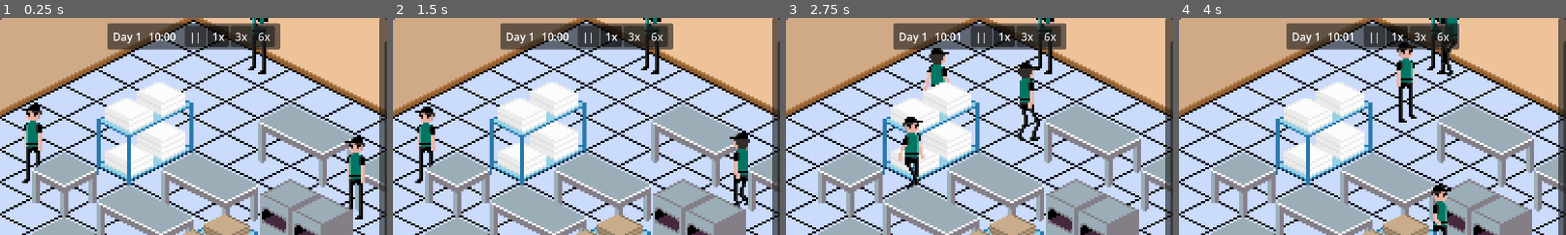
Above: before the commit, frames 1-4 (left to right).
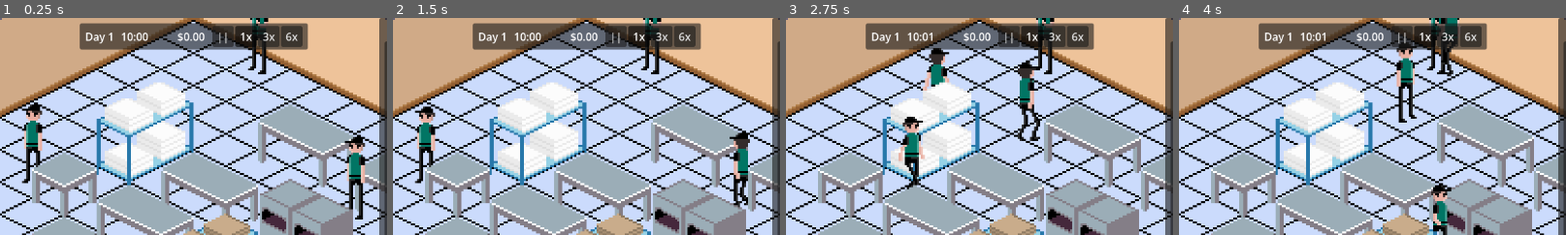
Above: after the commit, the same moments.

Repository: Evil-As-Shit/P-Za
Game: Godot game, scene res://scenes/world/world.tscn
Same seed, same stepped clock (60 frames per second), same inputs: the game is played once before the commit and once after it.
Inputs (mouse positions are % of the whole screen's width and height, from its top left):
- Up to frame 1 (0.25 s): no input
- Up to frame 2 (1.5 s): click "1" at 0.5 s; click "2" at 1.25 s
- Up to frame 3 (2.75 s): click "3" at 2 s
- Up to frame 4 (4 s): click "4" at 2.75 s; click (9, 79) at 3.52 s
The pictures show only the part of the screen within x 25-75%, y 0-50%; the shares and areas given below are measured in that part.

The runs differ from the first frame. In frame 1, 3.4% of the frame differs, in the area x 20-80%, y 2-15%; in frame 2, 3.4%; in frame 3, 3.4%; in frame 4, 3.3%.

Commit message:
Money and end-of-day report
- Cash on the HUD, starting at zero. Orders are paid when they go out ($15 a pizza);
  ingredients (dough ball, sauce, cheese, box) are paid as they're used.
- At closing, wages (hourly, per pawn) and daily bills (rent, electricity, gas, water)
  are paid, and the game pauses on a day report: orders, ticket times, sales, costs,
  profit and cash.
- Speed button tooltips name the right key.

Diff:
--- /dev/null
+++ b/resources/bills/electricity.tres
@@ -0,0 +1,8 @@
+[gd_resource type="Resource" script_class="Bill" format=3]
+
+[ext_resource type="Script" path="res://scripts/economy/bill.gd" id="1_bill"]
+
+[resource]
+script = ExtResource("1_bill")
+display_name = "Electricity"
+per_day = 60.0
--- /dev/null
+++ b/resources/bills/gas.tres
@@ -0,0 +1,8 @@
+[gd_resource type="Resource" script_class="Bill" format=3]
+
+[ext_resource type="Script" path="res://scripts/economy/bill.gd" id="1_bill"]
+
+[resource]
+script = ExtResource("1_bill")
+display_name = "Gas"
+per_day = 40.0
--- /dev/null
+++ b/resources/bills/rent.tres
@@ -0,0 +1,8 @@
+[gd_resource type="Resource" script_class="Bill" format=3]
+
+[ext_resource type="Script" path="res://scripts/economy/bill.gd" id="1_bill"]
+
+[resource]
+script = ExtResource("1_bill")
+display_name = "Rent"
+per_day = 170.0
--- /dev/null
+++ b/resources/bills/water.tres
@@ -0,0 +1,8 @@
+[gd_resource type="Resource" script_class="Bill" format=3]
+
+[ext_resource type="Script" path="res://scripts/economy/bill.gd" id="1_bill"]
+
+[resource]
+script = ExtResource("1_bill")
+display_name = "Water"
+per_day = 15.0
--- a/resources/recipes/plain_pizza.tres
+++ b/resources/recipes/plain_pizza.tres
@@ -45,5 +45,6 @@
 [resource]
 script = ExtResource("1_recipe")
 display_name = "Pizza"
+price = 15.0
 steps = Array[ExtResource("2_task_type")]([ExtResource("3_stretch"), ExtResource("4_sauce"), ExtResource("5_cheese"), ExtResource("6_bake"), ExtResource("10_set_out_box"), ExtResource("13_unload_oven"), ExtResource("11_cut")])
 stage_textures = Array[Texture2D]([SubResource("AtlasTexture_ball"), SubResource("AtlasTexture_dough"), SubResource("At …(196 unchanged characters)…
--- a/resources/tasks/cheese.tres
+++ b/resources/tasks/cheese.tres
@@ -9,3 +9,4 @@
 display_name = "Cheese"
 work_type = ExtResource("9_work_type")
 base_work_time = 1.5
+ingredient_cost = 1.5
--- a/resources/tasks/sauce.tres
+++ b/resources/tasks/sauce.tres
@@ -9,3 +9,4 @@
 display_name = "Sauce"
 work_type = ExtResource("9_work_type")
 base_work_time = 1.5
+ingredient_cost = 0.4
--- a/resources/tasks/set_out_box.tres
+++ b/resources/tasks/set_out_box.tres
@@ -20,6 +20,7 @@
 display_name = "Set out box"
 work_type = ExtResource("9_work_type")
 base_work_time = 0.5
+ingredient_cost = 0.6
 prep = true
 fetch_supply = &"box"
 container_under_texture = SubResource("AtlasTexture_open_back")
--- a/resources/tasks/stretch.tres
+++ b/resources/tasks/stretch.tres
@@ -10,4 +10,5 @@
 display_name = "Stretch"
 work_type = ExtResource("9_work_type")
 base_work_time = 2.5
+ingredient_cost = 0.8
 ingredient = ExtResource("2_dough")
--- a/scenes/ui/clock_panel.tscn
+++ b/scenes/ui/clock_panel.tscn
@@ -6,9 +6,9 @@
 anchors_preset = 5
 anchor_left = 0.5
 anchor_right = 0.5
-offset_left = -120.0
+offset_left = -160.0
 offset_top = 8.0
-offset_right = 120.0
+offset_right = 160.0
 offset_bottom = 8.0
 grow_horizontal = 2
 script = ExtResource("1_panel")
@@ -35,6 +35,15 @@
 layout_mode = 2
 text = "10:00"
 
+[node name="Cash" type="Label" parent="Margin/Row"]
+unique_name_in_owner = true
+custom_minimum_size = Vector2(72, 0)
+layout_mode = 2
+tooltip_text = "Cash"
+mouse_filter = 1
+text = "$0.00"
+horizontal_alignment = 2
+
 [node name="SpeedButtons" type="HBoxContainer" parent="Margin/Row"]
 unique_name_in_owner = true
 layout_mode = 2
--- /dev/null
+++ b/scenes/ui/day_report_panel.tscn
@@ -0,0 +1,61 @@
+[gd_scene format=3]
+
+[ext_resource type="Script" path="res://scripts/ui/day_report_panel.gd" id="1_panel"]
+
+[sub_resource type="StyleBoxFlat" id="StyleBoxFlat_bg"]
+bg_color = Color(0.13, 0.13, 0.15, 1)
+border_width_left = 1
+border_width_top = 1
+border_width_right = 1
+border_width_bottom = 1
+border_color = Color(0.35, 0.35, 0.4, 1)
+corner_radius_top_left = 4
+corner_radius_top_right = 4
+corner_radius_bottom_right = 4
+corner_radius_bottom_left = 4
+
+[node name="DayReportPanel" type="PanelContainer"]
+anchors_preset = 8
+anchor_left = 0.5
+anchor_top = 0.5
+anchor_right = 0.5
+anchor_bottom = 0.5
+offset_left = -150.0
+offset_top = -150.0
+offset_right = 150.0
+offset_bottom = 150.0
+grow_horizontal = 2
+grow_vertical = 2
+theme_override_styles/panel = SubResource("StyleBoxFlat_bg")
+script = ExtResource("1_panel")
+
+[node name="Margin" type="MarginContainer" parent="."]
+layout_mode = 2
+theme_override_constants/margin_left = 16
+theme_override_constants/margin_top = 12
+theme_override_constants/margin_right = 16
+theme_override_constants/margin_bottom = 12
+
+[node name="Rows" type="VBoxContainer" parent="Margin"]
+layout_mode = 2
+theme_override_constants/separation = 10
+
+[node name="Title" type="Label" parent="Margin/Rows"]
+unique_name_in_owner = true
+layout_mode = 2
+theme_override_font_sizes/font_size = 18
+text = "Day 1 closed"
+horizontal_alignment = 1
+
+[node name="Lines" type="GridContainer" parent="Margin/Rows"]
+unique_name_in_owner = true
+layout_mode = 2
+theme_override_constants/h_separation = 24
+columns = 2
+
+[node name="Continue" type="Button" parent="Margin/Rows"]
+unique_name_in_owner = true
+layout_mode = 2
+size_flags_horizontal = 4
+focus_mode = 0
+text = "Start next day"
--- a/scenes/world/world.tscn
+++ b/scenes/world/world.tscn
@@ -35,6 +35,13 @@
 [ext_resource type="Resource" path="res://resources/stations/small_table.tres" id="33_small_table"]
 [ext_resource type="Resource" path="res://resources/tasks/stack_box.tres" id="34_stack_box"]
 [ext_resource type="Resource" path="res://resources/tasks/hand_off.tres" id="35_hand_off"]
+[ext_resource type="Script" path="res://scripts/economy/shop_finances.gd" id="36_finances"]
+[ext_resource type="Script" path="res://scripts/economy/bill.gd" id="37_bill"]
+[ext_resource type="Resource" path="res://resources/bills/rent.tres" id="38_rent"]
+[ext_resource type="Resource" path="res://resources/bills/electricity.tres" id="39_electricity"]
+[ext_resource type="Resource" path="res://resources/bills/gas.tres" id="40_gas"]
+[ext_resource type="Resource" path="res://resources/bills/water.tres" id="41_water"]
+[ext_resource type="PackedScene" path="res://scenes/ui/day_report_panel.tscn" id="42_report_panel"]
 
 [node name="World" type="Node2D"]
 script = ExtResource("1_world")
@@ -145,6 +152,10 @@
 script = ExtResource("28_orders")
 menu = Array[ExtResource("29_recipe")]([ExtResource("8_pizza")])
 
+[node name="ShopFinances" type="Node" parent="."]
+script = ExtResource("36_finances")
+bills = Array[ExtResource("37_bill")]([ExtResource("38_rent"), ExtResource("39_electricity"), ExtResource("40_gas"), ExtResource("41_water")])
+
 [node name="TicketRack" type="Node" parent="."]
 script = ExtResource("7_rack")
 stack_task = ExtResource("34_stack_box")
@@ -160,3 +171,6 @@
 
 [node name="StationPanel" parent="Hud" instance=ExtResource("23_station_panel")]
 visible = false
+
+[node name="DayReportPanel" parent="Hud" instance=ExtResource("42_report_panel")]
+visible = false
--- /dev/null
+++ b/scripts/economy/bill.gd
@@ -0,0 +1,6 @@
+class_name Bill
+extends Resource
+## A running cost the shop pays every day (rent, utilities...), charged at closing.
+
+@export var display_name: String
+@export var per_day: float = 0.0
--- /dev/null
+++ b/scripts/economy/day_report.gd
@@ -0,0 +1,44 @@
+class_name DayReport
+extends RefCounted
+## What happened in one shop day: orders served, how fast, and the money in and out.
+
+var day: int = 0
+var orders_served: int = 0
+var pizzas_served: int = 0
+## Shop minutes each served order took, from printing to going out.
+var order_minutes: Array[int] = []
+## Orders still on the rack at closing.
+var orders_open: int = 0
+var revenue: float = 0.0
+var ingredients: float = 0.0
+var wages: float = 0.0
+var staff_count: int = 0
+var staff_hours: float = 0.0
+## Bill name -> amount charged at closing.
+var bills: Dictionary[String, float] = {}
+## Cash once everything is paid.
+var cash_after: float = 0.0
+
+
+func get_bills_total() -> float:
+	var total: float = 0.0
+	for amount: float in bills.values():
+		total += amount
+	return total
+
+
+func get_profit() -> float:
+	return revenue - ingredients - wages - get_bills_total()
+
+
+func get_average_minutes() -> float:
+	if order_minutes.is_empty():
+		return 0.0
+	var total: int = 0
+	for minutes: int in order_minutes:
+		total += minutes
+	return float(total) / order_minutes.size()
+
+
+func get_longest_minutes() -> int:
+	return order_minutes.max() if not order_minutes.is_empty() else 0
--- /dev/null
+++ b/scripts/economy/shop_finances.gd
@@ -0,0 +1,62 @@
+class_name ShopFinances
+extends Node
+## The shop's cash, and the running tally for today. Sales and ingredients change cash as
+## they happen; wages and bills are paid at closing, when the day's report is made.
+
+signal cash_changed(cash: float)
+
+## Paid every day at closing.
+@export var bills: Array[Bill] = []
+@export var starting_cash: float = 0.0
+
+var cash: float = 0.0
+var _today := DayReport.new()
+
+
+func _ready() -> void:
+	cash = starting_cash
+
+
+## An order went out: `revenue` for `pizzas` items, `minutes` after it printed.
+func record_sale(revenue: float, pizzas: int, minutes: int) -> void:
+	_today.orders_served += 1
+	_today.pizzas_served += pizzas
+	_today.order_minutes.append(minutes)
+	_today.revenue += revenue
+	_change_cash(revenue)
+
+
+## Ingredients (or boxes) were used up.
+func record_ingredients(cost: float) -> void:
+	if cost == 0.0:
+		return
+	_today.ingredients += cost
+	_change_cash(-cost)
+
+
+## Pays wages and bills, and returns the finished report for `day`. Starts a new tally.
+func close_day(
+	day: int, wages: float, staff_count: int, staff_hours: float, orders_open: int
+) -> DayReport:
+	var report: DayReport = _today
+	report.day = day
+	report.wages = wages
+	report.staff_count = staff_count
+	report.staff_hours = staff_hours
+	report.orders_open = orders_open
+	for bill: Bill in bills:
+		report.bills[bill.display_name] = bill.per_day
+	_change_cash(-wages - report.get_bills_total())
+	report.cash_after = cash
+	_today = DayReport.new()
+	return report
+
+
+static func format_money(amount: float) -> String:
+	var text: String = "$%.2f" % absf(amount)
+	return "-" + text if amount < -0.005 else text
+
+
+func _change_cash(amount: float) -> void:
+	cash += amount
+	cash_changed.emit(cash)
--- a/scripts/menu/recipe.gd
+++ b/scripts/menu/recipe.gd
@@ -3,6 +3,8 @@
 ## Something on the menu, made by working its steps in order.
 
 @export var display_name: String
+## What a customer pays for one.
+@export var price: float = 0.0
 ## Tasks to perform, in order (e.g. stretch, sauce, cheese, bake).
 @export var steps: Array[TaskType] = []
 ## How the item looks as it's made: index 0 before any step, index i after step i.
--- a/scripts/pawns/pawn.gd
+++ b/scripts/pawns/pawn.gd
@@ -22,6 +22,8 @@
 ## Work type -> priority (1 to LOWEST_PRIORITY). Missing or 0 means never.
 @export var priorities: Dictionary[WorkType, int] = {}
 
+## Paid per shop hour, for the whole day, at closing.
+@export var hourly_wage: float = 15.0
 @export var move_speed: float = 60.0
 ## Seconds of work done per second. Skill and mood will change this later.
 @export var work_speed: float = 1.0
--- a/scripts/tasks/task_type.gd
+++ b/scripts/tasks/task_type.gd
@@ -8,6 +8,8 @@
 @export var work_type: WorkType
 ## Seconds of work at normal speed. Skill and mood will scale this later.
 @export var base_work_time: float = 5.0
+## Cost of what this step uses up (e.g. the cheese, a box), paid when it's done.
+@export var ingredient_cost: float = 0.0
 ## If true, the pawn only loads the item and the station works it for base_work_time on
 ## its own (e.g. baking). The ticket moves on right away, so its next steps can be done
 ## meanwhile, but the item can't be moved until it's done.
--- a/scripts/ui/clock_panel.gd
+++ b/scripts/ui/clock_panel.gd
@@ -1,23 +1,28 @@
 class_name ClockPanel
 extends PanelContainer
-## HUD clock: day, time and speed buttons (pause, 1x, 2x, 3x). Reports the player's pick.
+## HUD clock: day, time, cash and speed buttons (pause, then each speed). Reports the
+## player's pick.
 
 signal speed_requested(speed: int)
 
+const NEGATIVE_COLOR := Color(1.0, 0.45, 0.4)
+
 @onready var _day: Label = %Day
 @onready var _time: Label = %Time
+@onready var _cash: Label = %Cash
 @onready var _buttons: HBoxContainer = %SpeedButtons
 
 
-## Builds one button per speed (0 shows as pause).
+## Builds one button per speed (0 shows as pause). Keys 1, 2, 3... pick them in order.
 func setup(speeds: Array[int]) -> void:
 	for child: Node in _buttons.get_children():
 		_buttons.remove_child(child)
 		child.queue_free()
-	for speed: int in speeds:
+	for index: int in speeds.size():
+		var speed: int = speeds[index]
 		var button := Button.new()
 		button.text = "||" if speed == 0 else "%dx" % speed
-		button.tooltip_text = "Pause (Space)" if speed == 0 else "Speed %d (%d)" % [speed, speed]
+		button.tooltip_text = "Pause (Space)" if speed == 0 else "%dx speed (%d)" % [speed, index]
 		button.toggle_mode = true
 		button.focus_mode = Control.FOCUS_NONE
 		button.custom_minimum_size = Vector2(32, 0)
@@ -31,6 +36,11 @@
 	_time.text = ShopClock.format_time(minute_of_day)
 
 
+func show_cash(cash: float) -> void:
+	_cash.text = ShopFinances.format_money(cash)
+	_cash.modulate = NEGATIVE_COLOR if cash < -0.005 else Color.WHITE
+
+
 func show_speed(speed: int) -> void:
 	for button: Node in _buttons.get_children():
 		(button as Button).set_pressed_no_signal(button.get_meta(&"speed") == speed)
--- /dev/null
+++ b/scripts/ui/day_report_panel.gd
@@ -0,0 +1,73 @@
+class_name DayReportPanel
+extends PanelContainer
+## End-of-day summary: orders, ticket times and the money in and out. Shown at closing
+## while the game is paused; Continue starts the next day.
+
+signal continue_requested
+
+const DIM := Color(1.0, 1.0, 1.0, 0.6)
+const GOOD := Color(0.55, 0.9, 0.5)
+const BAD := Color(1.0, 0.45, 0.4)
+
+@onready var _title: Label = %Title
+@onready var _lines: GridContainer = %Lines
+@onready var _continue: Button = %Continue
+
+
+func _ready() -> void:
+	_continue.pressed.connect(continue_requested.emit)
+
+
+func show_report(report: DayReport) -> void:
+	_title.text = "Day %d closed" % report.day
+	for child: Node in _lines.get_children():
+		_lines.remove_child(child)
+		child.queue_free()
+
+	_add_line("Orders served", "%d (%d pizzas)" % [report.orders_served, report.pizzas_served])
+	if report.orders_open > 0:
+		_add_line("Still open", "%d (carried over)" % report.orders_open)
+	_add_line("Average ticket", "%d min" % roundi(report.get_average_minutes()))
+	_add_line("Longest ticket", "%d min" % report.get_longest_minutes())
+	_add_gap()
+	_add_line("Sales", ShopFinances.format_money(report.revenue))
+	_add_line("Ingredients", _cost(report.ingredients))
+	_add_line(
+		"Wages", _cost(report.wages),
+		"%d staff × %d h" % [report.staff_count, roundi(report.staff_hours)]
+	)
+	for bill_name: String in report.bills:
+		_add_line(bill_name, _cost(report.bills[bill_name]))
+	_add_gap()
+	var profit: float = report.get_profit()
+	_add_line("Profit", ShopFinances.format_money(profit), "", GOOD if profit >= 0.0 else BAD)
+	_add_line(
+		"Cash", ShopFinances.format_money(report.cash_after), "",
+		BAD if report.cash_after < 0.0 else Color.WHITE
+	)
+	show()
+
+
+func _cost(amount: float) -> String:
+	return ShopFinances.format_money(-amount)
+
+
+func _add_line(
+	label: String, value: String, note: String = "", color: Color = Color.WHITE
+) -> void:
+	var name_label := Label.new()
+	name_label.text = label if note.is_empty() else "%s  (%s)" % [label, note]
+	_lines.add_child(name_label)
+	var value_label := Label.new()
+	value_label.text = value
+	value_label.horizontal_alignment = HORIZONTAL_ALIGNMENT_RIGHT
+	value_label.size_flags_horizontal = Control.SIZE_EXPAND_FILL
+	value_label.modulate = color
+	_lines.add_child(value_label)
+
+
+func _add_gap() -> void:
+	for i: int in 2:
+		var gap := Control.new()
+		gap.custom_minimum_size = Vector2(0, 6)
+		_lines.add_child(gap)
--- a/scripts/world/world.gd
+++ b/scripts/world/world.gd
@@ -51,6 +51,8 @@
 @onready var _clock: ShopClock = $ShopClock
 @onready var _clock_panel: ClockPanel = $Hud/ClockPanel
 @onready var _orders: OrderSource = $OrderSource
+@onready var _finances: ShopFinances = $ShopFinances
+@onready var _day_report_panel: DayReportPanel = $Hud/DayReportPanel
 
 
 func _ready() -> void:
@@ -80,6 +82,10 @@
 	_clock_panel.show_time(_clock.day, _clock.get_minute_of_day())
 	_clock_panel.show_speed(_clock.speed)
 	_clock.time_changed.connect(_on_time_changed)
+	_clock.day_started.connect(_on_day_started)
+	_finances.cash_changed.connect(_clock_panel.show_cash)
+	_clock_panel.show_cash(_finances.cash)
+	_day_report_panel.continue_requested.connect(_on_report_closed)
 	_orders.setup(_clock)
 	_orders.order_placed.connect(_print_ticket)
 
@@ -449,8 +455,14 @@
 	_on_rack_jobs_changed()
 
 
-## The finished order is picked up: its stack leaves and frees its spot.
+## The finished order is picked up and paid for: its stack leaves and frees its spot.
 func _send_out(ticket: Ticket) -> void:
+	var revenue: float = 0.0
+	for order_item: OrderItem in ticket.order_items:
+		revenue += order_item.recipe.price
+	_finances.record_sale(
+		revenue, ticket.order_items.size(), maxi(_rack.now_minutes - ticket.printed_at, 0)
+	)
 	var stack: Item = ticket.stack_base.item if ticket.stack_base != null else null
 	for order_item: OrderItem in ticket.order_items:
 		order_item.item = null
@@ -508,6 +520,30 @@
 		_rack.move_ticket(
 			ticket, Ticket.Section.MAKE, _rack.get_tickets(Ticket.Section.MAKE).size()
 		)
+
+
+## A day ended: pay wages and bills, and pause on the day's report until it's closed.
+## Orders still open carry over into the new day.
+func _on_day_started(day: int) -> void:
+	if day <= 1:
+		return
+	var hours: float = float(_clock.close_hour - _clock.open_hour)
+	var wages: float = 0.0
+	for pawn: Pawn in _pawns:
+		wages += pawn.hourly_wage * hours
+	var open_orders: int = (
+		_rack.get_tickets(Ticket.Section.WAIT).size() + _rack.get_tickets(Ticket.Section.MAKE).size()
+	)
+	var report: DayReport = _finances.close_day(day - 1, wages, _pawns.size(), hours, open_orders)
+	if _clock.speed > 0:
+		_clock.toggle_pause()
+	_day_report_panel.show_report(report)
+
+
+func _on_report_closed() -> void:
+	_day_report_panel.hide()
+	if _clock.speed == 0:
+		_clock.toggle_pause()
 
 
 func _on_time_changed(_day: int, _minute: int) -> void:
@@ -759,6 +795,7 @@
 		order_item.item.set_wrap(null, null)
 
 	var item: Item = order_item.item
+	_finances.record_ingredients(task.ingredient_cost)
 	_release_station(job)
 	_rack.complete_job(job)
 	if task.fetch_supply != &"":
Not shown, added: scripts/economy/bill.gd.uid
Not shown, added: scripts/economy/day_report.gd.uid
Not shown, added: scripts/economy/shop_finances.gd.uid
Not shown, added: scripts/ui/day_report_panel.gd.uid
Not shown, changed: GDD.md
